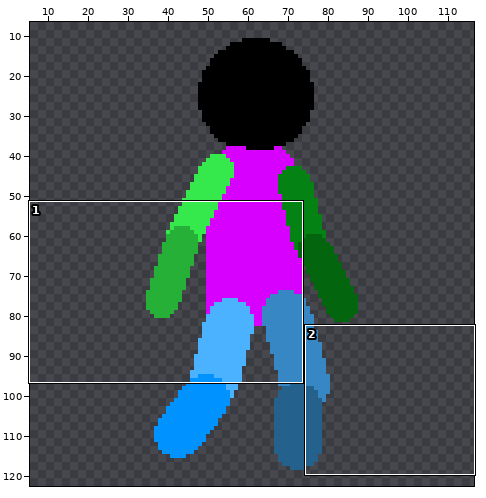
One commit to this pixel-art file: Assets/Resources/Sprites/player_sheet.aseprite. Above, an overview of the earlier version with the close-up marked.
Close-up. Before the edit:
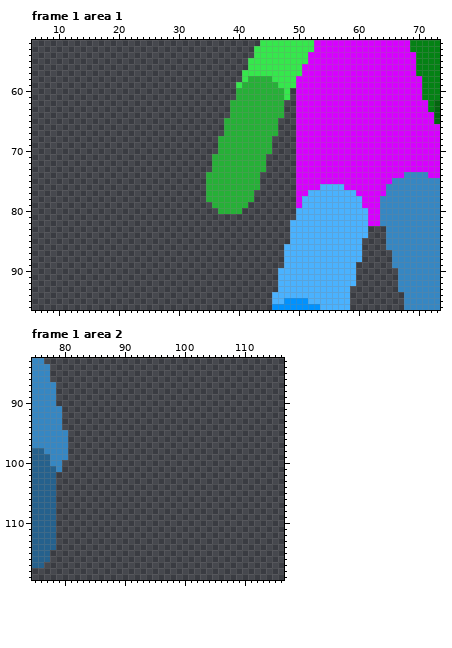
128x128 pixels, 2 frames. Shown: frame 1 area 1: x 6..73, y 52..96; frame 1 area 2: x 75..116, y 83..119. The wide view leaves out empty margins.
The result:
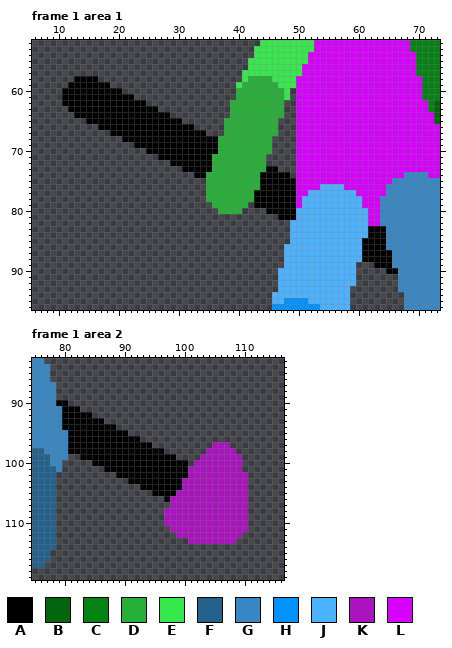
Palette (. is transparent): A #000000  B #03660f  C #048214  D #26b037  E #35e84c  F #25618d  G #3687c3  H #0092ff  J #4ab2ff  K #ab12c0  L #d700ff
Edits made:
layer "weapon1" added
Frame 1 area 1, layer "weapon1":
y 58: x 13..16 .... -> AAAA
y 59: x 12..18 ....... -> AAAAAAA
y 60: x 11..20 .......... -> AAAAAAAAAA
y 61: x 11..22 ............ -> AAAAAAAAAAAA
y 62: x 11..24 .............. -> AAAAAAAAAAAAAA
y 63: x 12..26 ............... -> AAAAAAAAAAAAAAA
y 64: x 13..28 ................ -> AAAAAAAAAAAAAAAA
y 65: x 15..30 ................ -> AAAAAAAAAAAAAAAA
y 66: x 17..32 ................ -> AAAAAAAAAAAAAAAA
y 67: x 19..34 ................ -> AAAAAAAAAAAAAAAA
y 68: x 21..36 ................ -> AAAAAAAAAAAAAAAA
y 69: x 23..36 .............. -> AAAAAAAAAAAAAA
y 70: x 25..36 ............ -> AAAAAAAAAAAA
y 71: x 27..35 ......... -> AAAAAAAAA
y 72: x 29..35 ....... -> AAAAAAA
y 73: x 31..35 ..... -> AAAAA; x 45..46 .. -> AA
y 74: x 33..34 .. -> AA; x 44..48 ..... -> AAAAA
y 75..76: x 44..49 ...... -> AAAAAA
y 77..79: x 43..49 ....... -> AAAAAAA
y 80: x 45..49 ..... -> AAAAA
y 81: x 47..49 ... -> AAA
y 83..84: x 62..64 ... -> AAA
y 85..86: x 61..64 .... -> AAAA
y 87..88: x 61..65 ..... -> AAAAA
y 89: x 63..65 ... -> AAA
y 90: x 65..66 .. -> AA
Frame 1 area 2, layer "weapon1":
y 90: x 79..80 .. -> AA
y 91: x 80..82 ... -> AAA
y 92: x 80..84 ..... -> AAAAA
y 93: x 80..86 ....... -> AAAAAAA
y 94: x 80..88 ......... -> AAAAAAAAA
y 95: x 81..90 .......... -> AAAAAAAAAA
y 96: x 81..92 ............ -> AAAAAAAAAAAA
y 97: x 81..94 .............. -> AAAAAAAAAAAAAA; x 105..107 ... -> KKK
y 98: x 81..96 ................ -> AAAAAAAAAAAAAAAA; x 104..108 ..... -> KKKKK
y 99: x 83..98 ................ -> AAAAAAAAAAAAAAAA; x 103..109 ....... -> KKKKKKK
y 100: x 85..100 ................ -> AAAAAAAAAAAAAAAA; x 102..109 ........ -> KKKKKKKK
y 101: x 87..109 ....................... -> AAAAAAAAAAAAAAKKKKKKKKK
y 102: x 89..110 ...................... -> AAAAAAAAAAAAKKKKKKKKKK
y 103: x 91..110 .................... -> AAAAAAAAAKKKKKKKKKKK
y 104: x 93..110 .................. -> AAAAAAAKKKKKKKKKKK
y 105: x 95..110 ................ -> AAAAKKKKKKKKKKKK
y 106: x 97..110 .............. -> AKKKKKKKKKKKKK
y 107: x 98..110 ............. -> KKKKKKKKKKKKK
y 108..110: x 97..110 .............. -> KKKKKKKKKKKKKK
y 111: x 98..110 ............. -> KKKKKKKKKKKKK
y 112: x 99..109 ........... -> KKKKKKKKKKK
y 113: x 101..108 ........ -> KKKKKKKK
